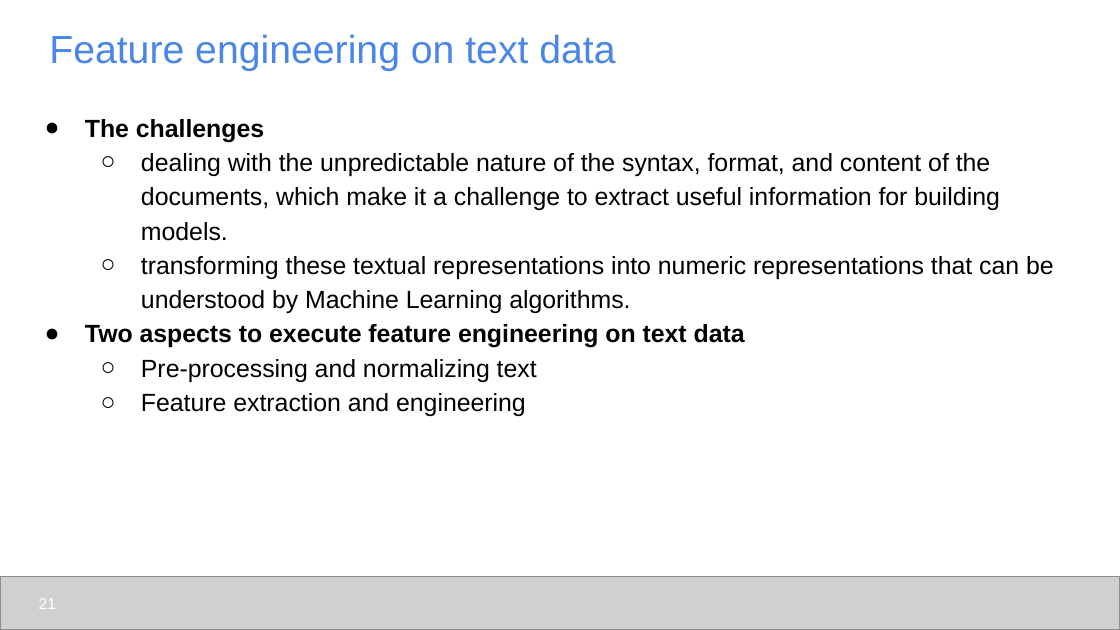
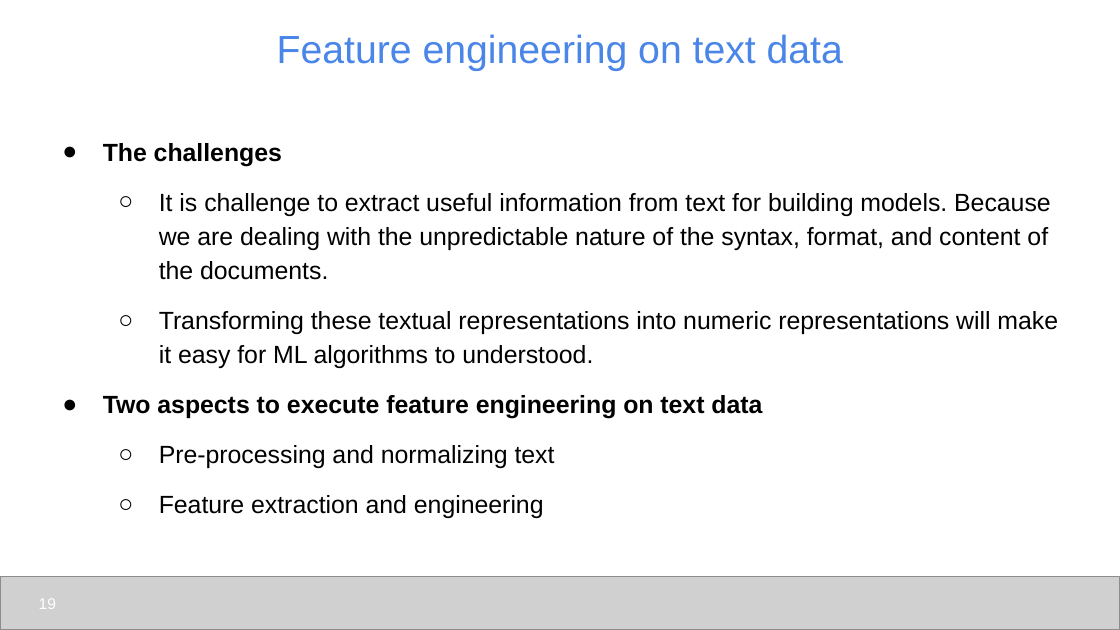
Before and after one commit to udel-cbcb/al_ml_workshop, a slide deck: slide 19 of Day_3/Lectures/Day_3_Lecture_Feature_Engineering_Scaling_Selection.pptx (slide 21 before the commit). Drawn at 1120x630 pixels with LibreOffice and Linux fonts; fonts in the diff are those of the drawing; grey boxes stand for pictures. Boxes give left, top, right and bottom in pixels: in the first picture for what was removed or moved away, otherwise in the second. Text is boxed around its words. In the diff, an @@ line names an element or a change of style, - is before the commit and + after.

Commit message:
updated Day 2 and 3 contents

```diff
--- a/Day_3/Lectures/Day_3_Lecture_Feature_Engineering_Scaling_Selection.pptx
+++ b/Day_3/Lectures/Day_3_Lecture_Feature_Engineering_Scaling_Selection.pptx
@@ title "Feature engineering on text data" at (x1=277, y1=34, x2=843, y2=71): alignment left to centre @@
@@ text "The challenges" moved from (x1=85, y1=119, x2=1054, y2=416) to (x1=103, y1=143, x2=1058, y2=518) @@
@@ text at (x1=159, y1=193, x2=1058, y2=368): text changed @@
-  ○ dealing with the unpredictable nature of the syntax, format, and content of the documents, which make it a challenge to extract useful information for building models.
-  ○ transforming these textual representations into numeric representations that can be understood by Machine Learning algorithms.
+  ○ It is challenge to extract useful information from text for building models. Because we are dealing with the unpredictable nature of the syntax, format, and content of the documents.
+  ○ Transforming these textual representations into numeric representations will make it easy for ML algorithms to understood.
@@ text at (x1=103, y1=395, x2=762, y2=518): more space between paragraphs @@
@@ page number at (x1=39, y1=599, x2=56, y2=609): text changed @@
-21
+19
```
Also in this commit, not shown: 29 other slides changed, 1 slide added, 3 slides removed, 12 other files.
